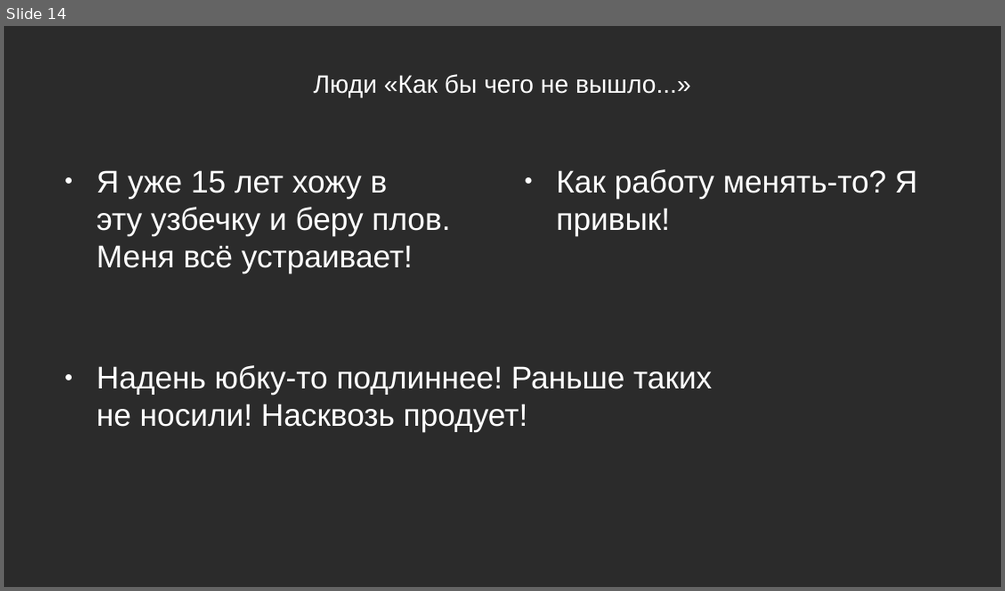
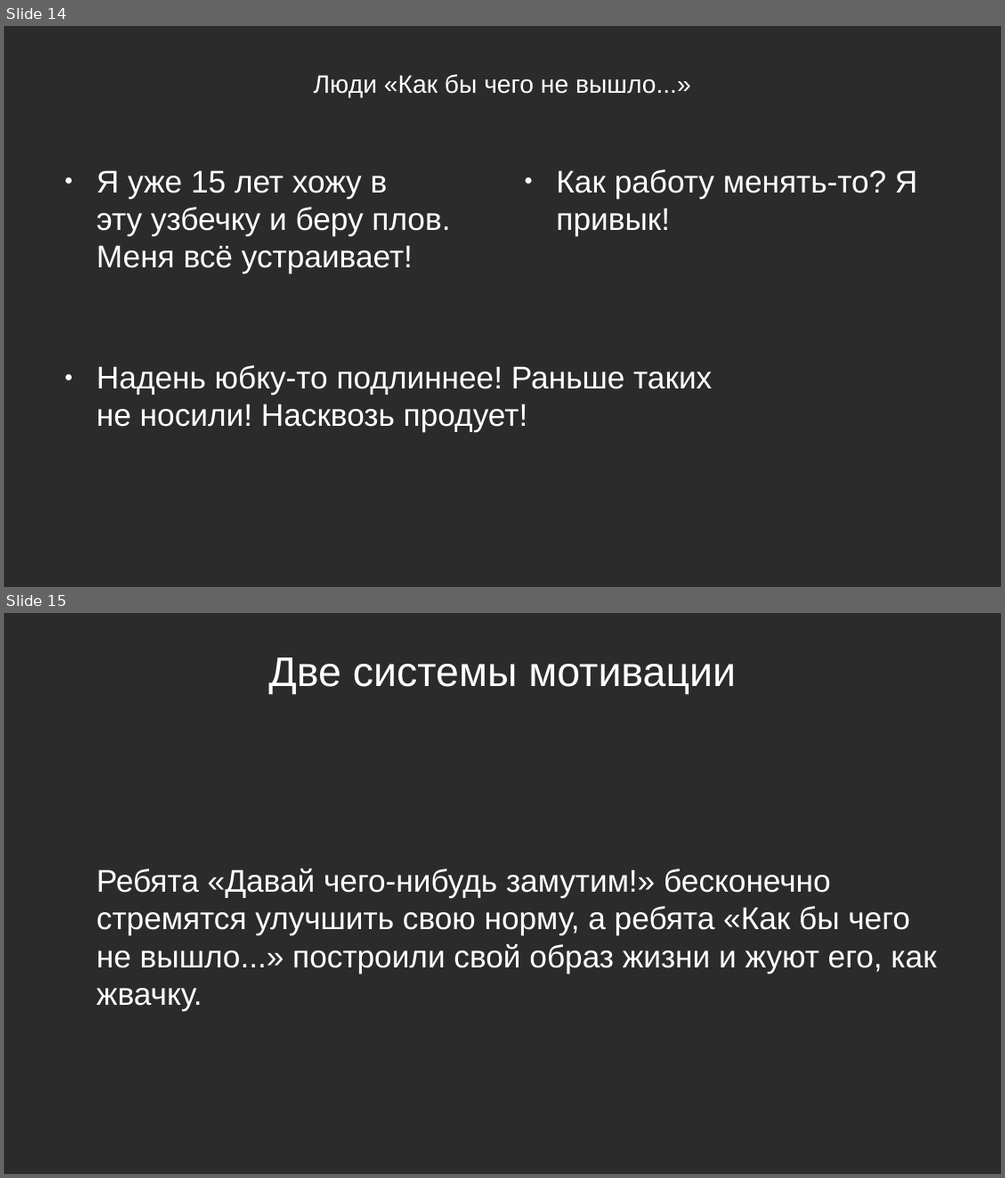
Before and after one commit to Chularev/articles, a slide deck: Psychology/Гомеостаз и мотивация (практика).odp. Shown one above the other, each under a label of ours: slide 14 before the commit, slides 14 and 15 after it. The pictures are 1005x591 and 1005x1178 pixels, drawn with LibreOffice and Linux fonts; fonts in the diff are those of the drawing; background and template pictures are left out; a plain dark background stands for a picture behind light text. Boxes give left, top, right and bottom in pixels: in the first picture for what was removed or moved away, otherwise in the second. Text is boxed around its words. In the diff, an @@ line names an element or a change of style, - is before the commit and + after.

Commit message:
Tmp

```diff
--- a/Psychology/Гомеостаз и мотивация (практика).odp
+++ b/Psychology/Гомеостаз и мотивация (практика).odp
@@ slide 15 added at (4,613,1001,1174), background picture (left out) @@
@@ title added at (268,657,736,694), 33 pt, text #FFFFFF @@
+Две системы мотивации
@@ text added at (97,868,936,1011), 25 pt, text #FFFFFF @@
+Ребята «Давай чего-нибудь замутим!» бесконечно стремятся улучшить свою норму, а ребята «Как бы чего не вышло...» построили свой образ жизни и жуют его, как жвачку.
```
